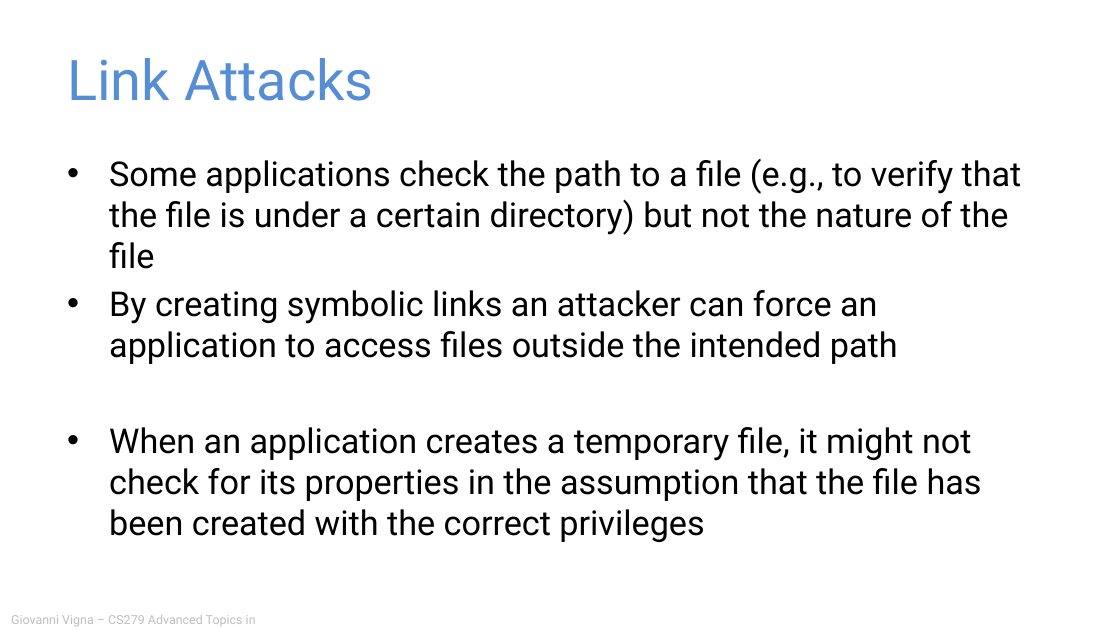
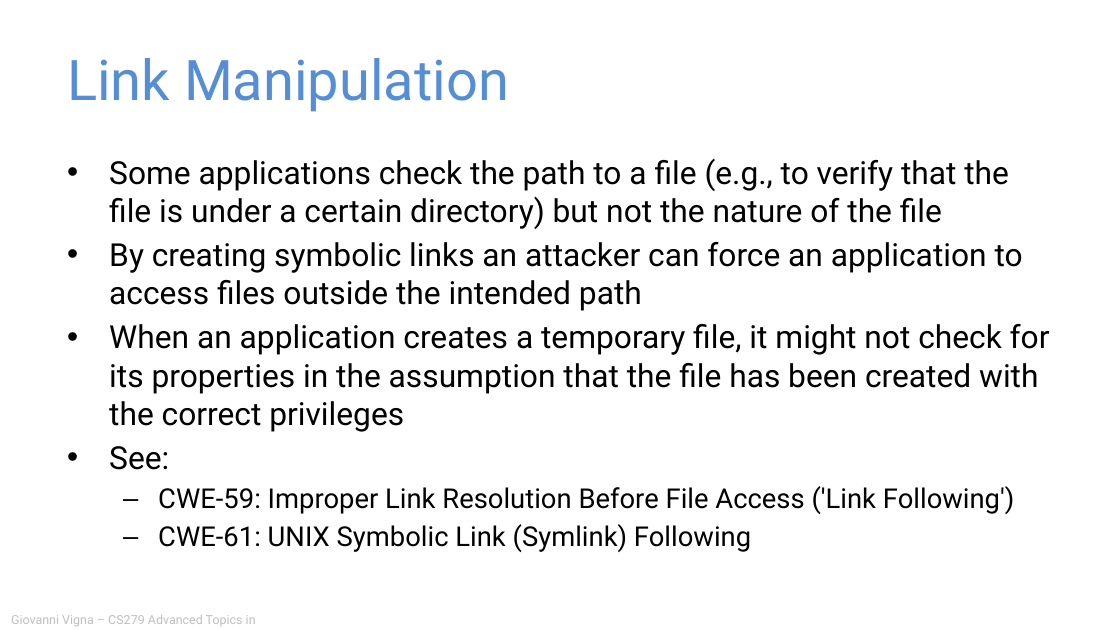
Before and after one commit to giovannivigna/CS279-Fall2024, a slide deck: slide 33 of materials/05_Vulnerability_Patterns/Application Security.pptx. Drawn at 1120x630 pixels with LibreOffice and Linux fonts; fonts in the diff are those of the drawing. Boxes give left, top, right and bottom in pixels: in the first picture for what was removed or moved away, otherwise in the second. Text is boxed around its words. In the diff, an @@ line names an element or a change of style, - is before the commit and + after.

```diff
--- a/materials/05_Vulnerability_Patterns/Application Security.pptx
+++ b/materials/05_Vulnerability_Patterns/Application Security.pptx
@@ title at (67,58,509,112): text changed @@
-Link Attacks
+Link Manipulation
@@ text at (109,159,1050,432): size 22 to 20.4 pt in "Some applications check the path to a ...", "By creating symbolic links an attacker can ...", "When an application creates a temporary file, ..." @@
@@ text at (109,446,1015,552): paragraphs added @@
+• See:
+  – CWE-59: Improper Link Resolution Before File Access ('Link Following')
+  – CWE-61: UNIX Symbolic Link (Symlink) Following
```
Also in this commit, not shown: 21 other slides changed, 8 slides added, 7 slides removed, 1 other file.
